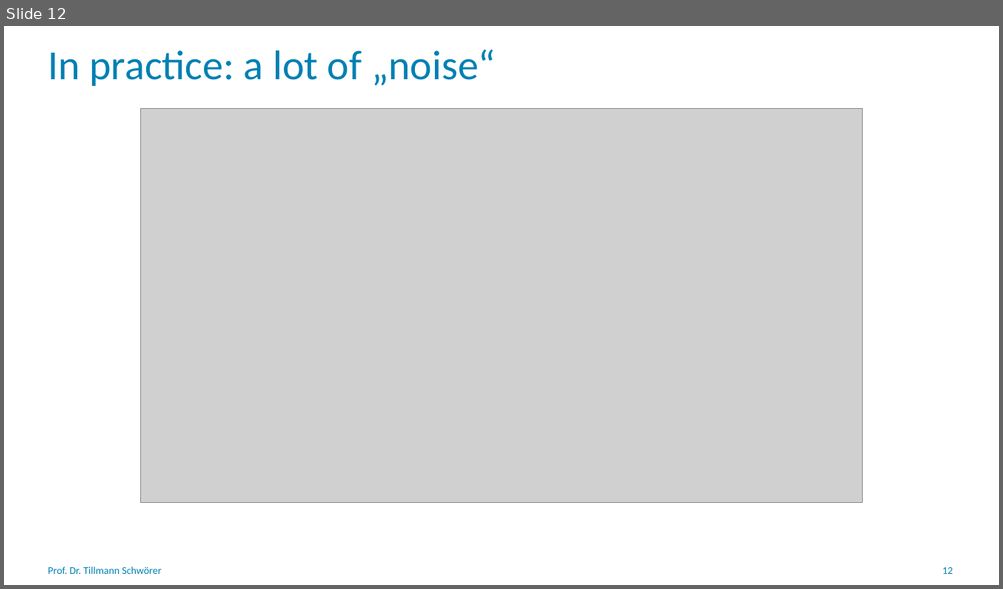
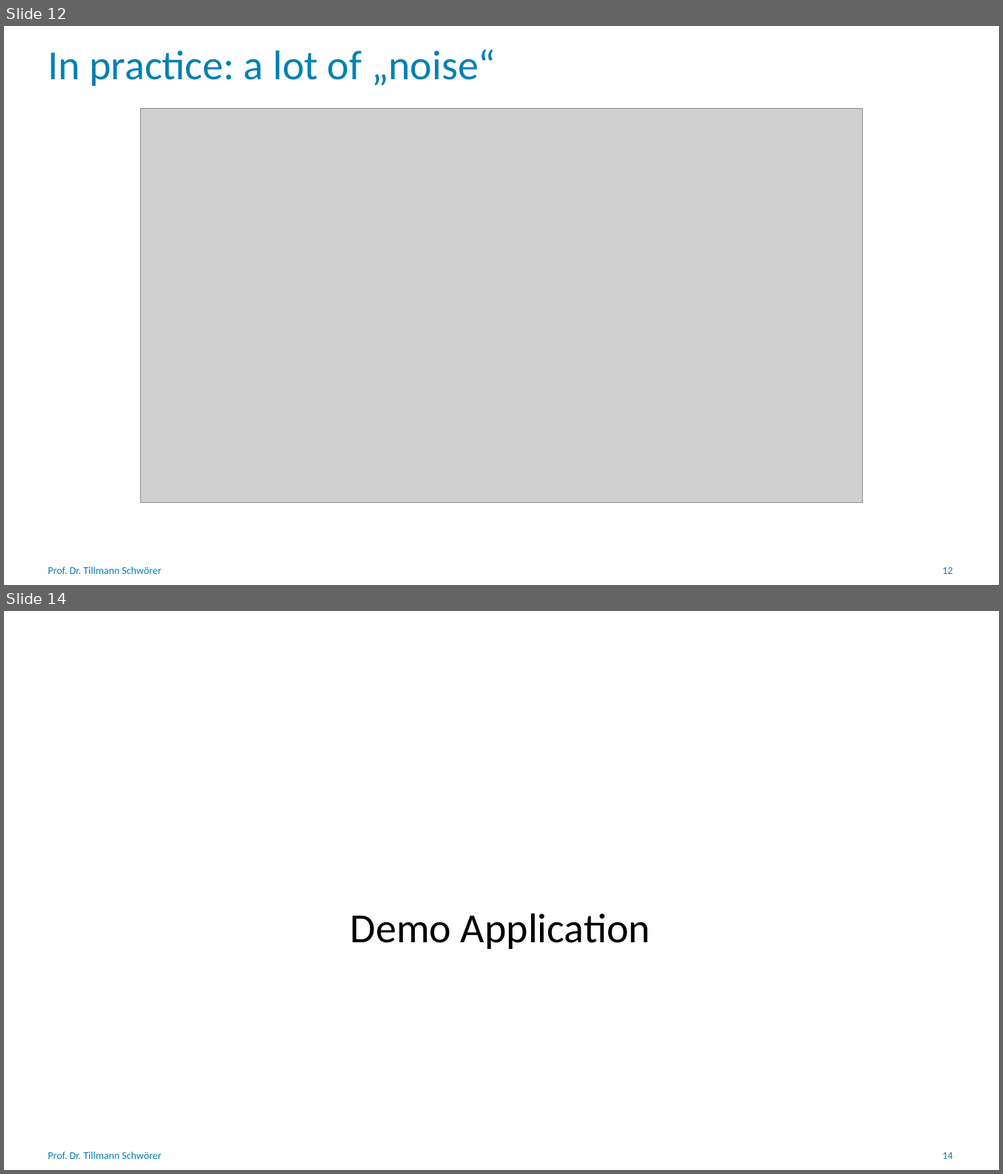
Before and after one commit to tillschwoerer/airbnb, a slide deck: slides/picking-holiday-flat.pptx. Shown one above the other, each under a label of ours: slide 12 before the commit, slides 12 and 14 after it; the slides between them are not shown. The pictures are 1003x589 and 1003x1174 pixels, drawn with LibreOffice and Linux fonts; fonts in the diff are those of the drawing; grey boxes stand for pictures; background and template pictures are left out. Boxes give left, top, right and bottom in pixels: in the first picture for what was removed or moved away, otherwise in the second. Text is boxed around its words. In the diff, an @@ line names an element or a change of style, - is before the commit and + after.

```diff
--- a/slides/picking-holiday-flat.pptx
+++ b/slides/picking-holiday-flat.pptx
@@ slide 14 added at (4,611,999,1170), background #FFFFFF @@
@@ text added at (350,914,650,949), 40 pt, text #000000 @@
+Demo Application
@@ text added at (48,1152,161,1159), 10 pt, text #0080B3 @@
+Prof. Dr. Tillmann Schwörer
@@ page number added at (942,1153,953,1159), 10 pt, text #0080B3 @@
+14
```
Also in this commit, not shown: 7 slides changed.
